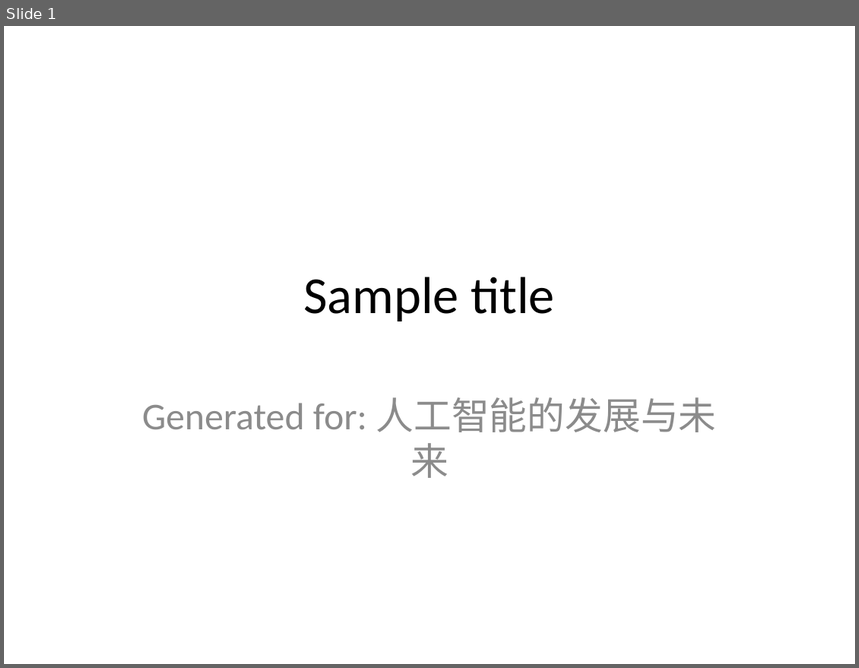
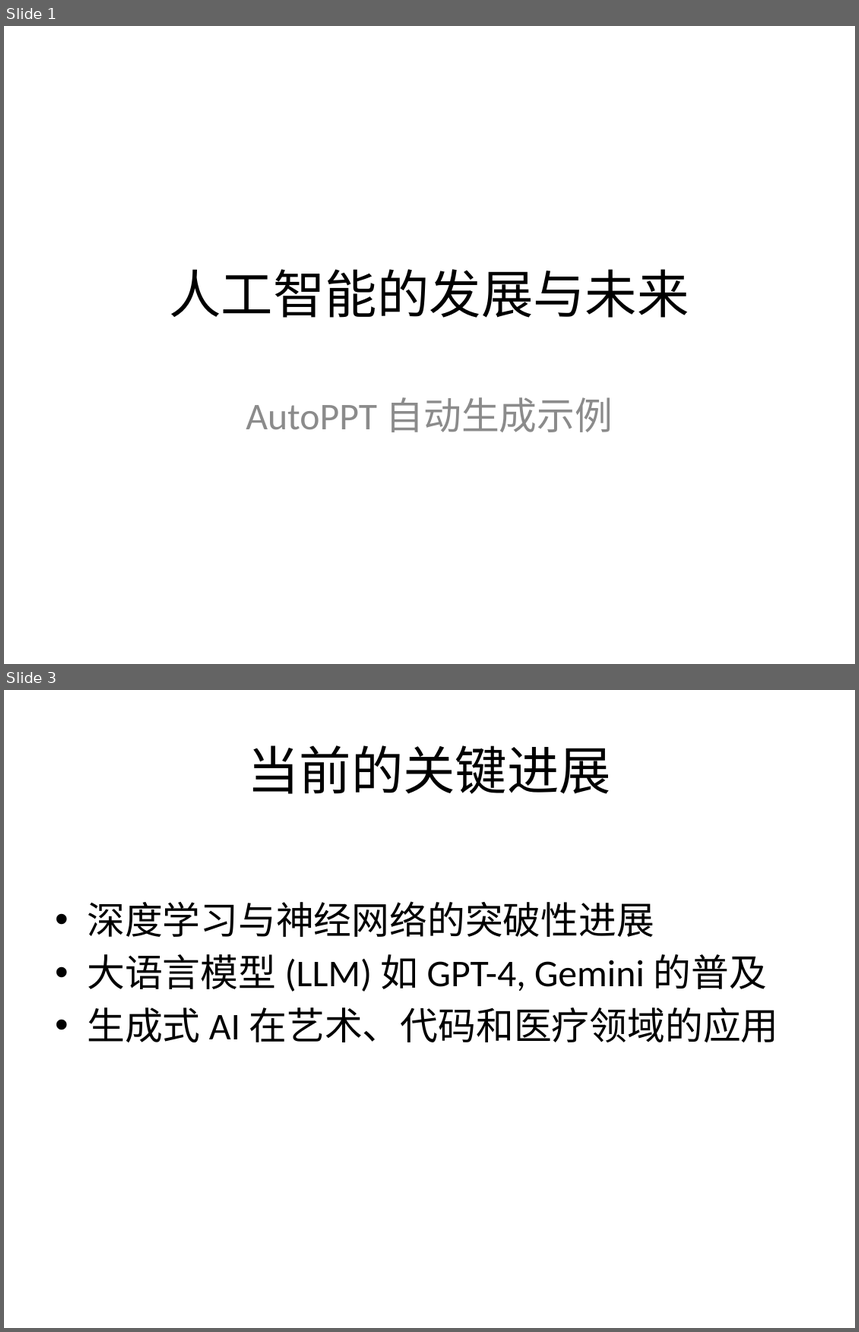
Before and after one commit to yeasy/AutoPPT, a slide deck: samples/cn_tech.pptx. Shown one above the other, each under a label of ours: slide 1 before the commit, slides 1 and 3 after it; the slides between them are not shown. The pictures are 859x668 and 859x1332 pixels, drawn with LibreOffice and Linux fonts; fonts in the diff are those of the drawing. Boxes give left, top, right and bottom in pixels: in the first picture for what was removed or moved away, otherwise in the second. Text is boxed around its words. In the diff, an @@ line names an element or a change of style, - is before the commit and + after.

```diff
--- a/samples/cn_tech.pptx
+++ b/samples/cn_tech.pptx
@@ slide 3 added at [4,690,855,1328], background #FFFFFF @@
@@ title added at [247,745,611,794], 44 pt, text #000000 @@
+当前的关键进展
@@ text added at [87,901,779,1043], 32 pt, text #000000 @@
+• 深度学习与神经网络的突破性进展
+• 大语言模型 (LLM) 如 GPT-4, Gemini 的普及
+• 生成式 AI 在艺术、代码和医疗领域的应用
@@ slide 1 changed as well @@
@@ title at [169,269,689,318]: text changed @@
-Sample title
+人工智能的发展与未来
@@ subtitle at [246,398,614,433]: text changed @@
-Generated for: 人工智能的发展与未来
+AutoPPT 自动生成示例
```
Also in this commit, not shown: 2 other slides added, 4 slides removed, 7 other files.
